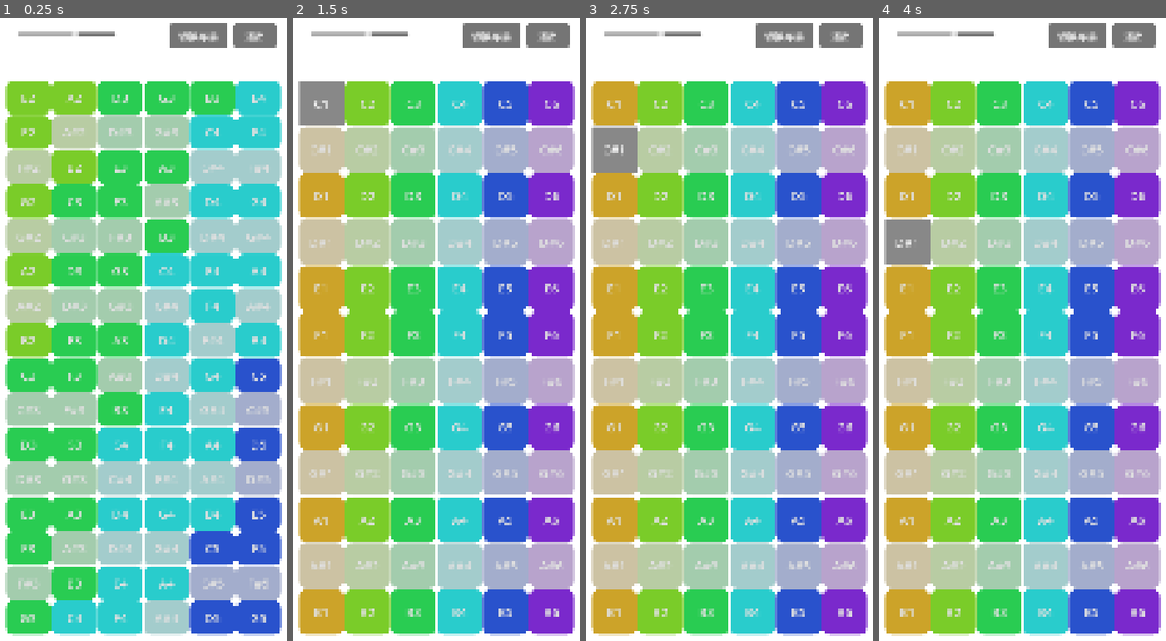
Above: before the commit, frames 1-4 (left to right).
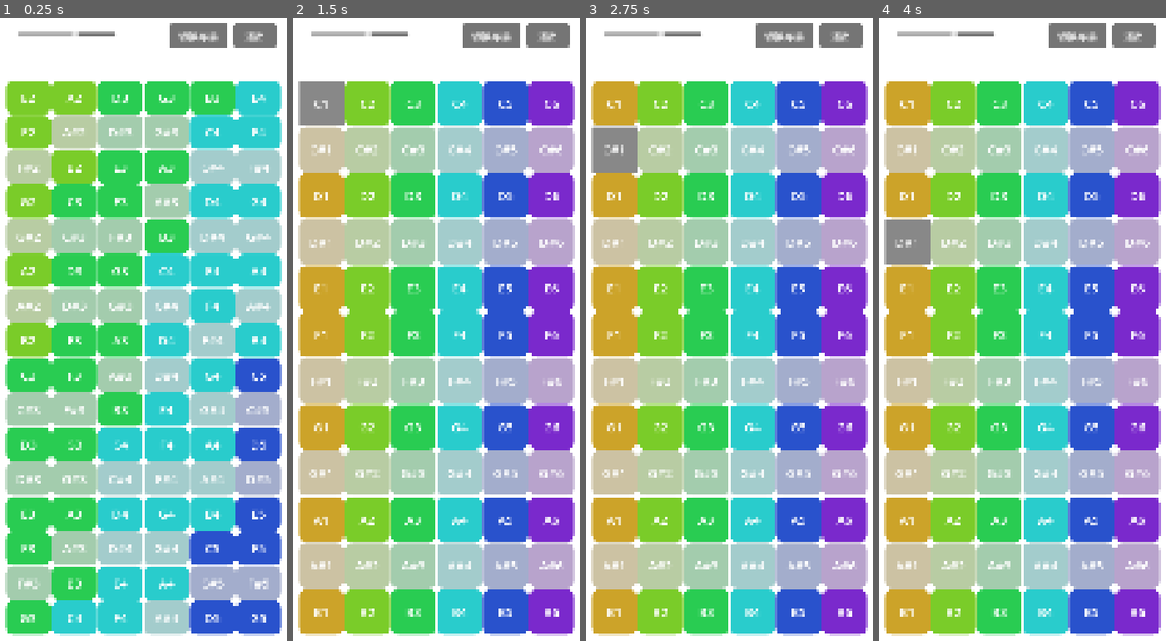
Above: after the commit, the same moments.

Repository: Rongkin/Godot_MusicGame
Game: Godot game, scene res://主界面.tscn
Two runs of this game, one before a commit and one after it. Both use one fixed random seed, a clock stepped at 60 frames per second and the inputs below.
Inputs:
- Up to frame 1 (0.25 s): no input
- Up to frame 2 (1.5 s): click "切换布局" at 0.5 s; click "C1" at 1.25 s
- Up to frame 3 (2.75 s): click "C#1" at 2 s
- Up to frame 4 (4 s): click "D1" at 2.75 s; click "D#1" at 3.5 s

The runs differ from the first frame. In frame 1, 1.7% of the frame differs, in the area x 6-94%, y 12-98%; in frame 2, 1.1%; in frame 3, 1.1%; in frame 4, 1.1%.

Commit message:
Update 按键.tscn

Diff:
--- a/按键.tscn
+++ b/按键.tscn
@@ -28,6 +28,7 @@
 grow_vertical = 2
 size_flags_horizontal = 3
 size_flags_vertical = 3
+theme_override_colors/font_color = Color(1, 1, 1, 1)
 theme_override_font_sizes/font_size = 50
 theme_override_styles/normal = SubResource("StyleBoxFlat_hem1i")
 text = "C4"
